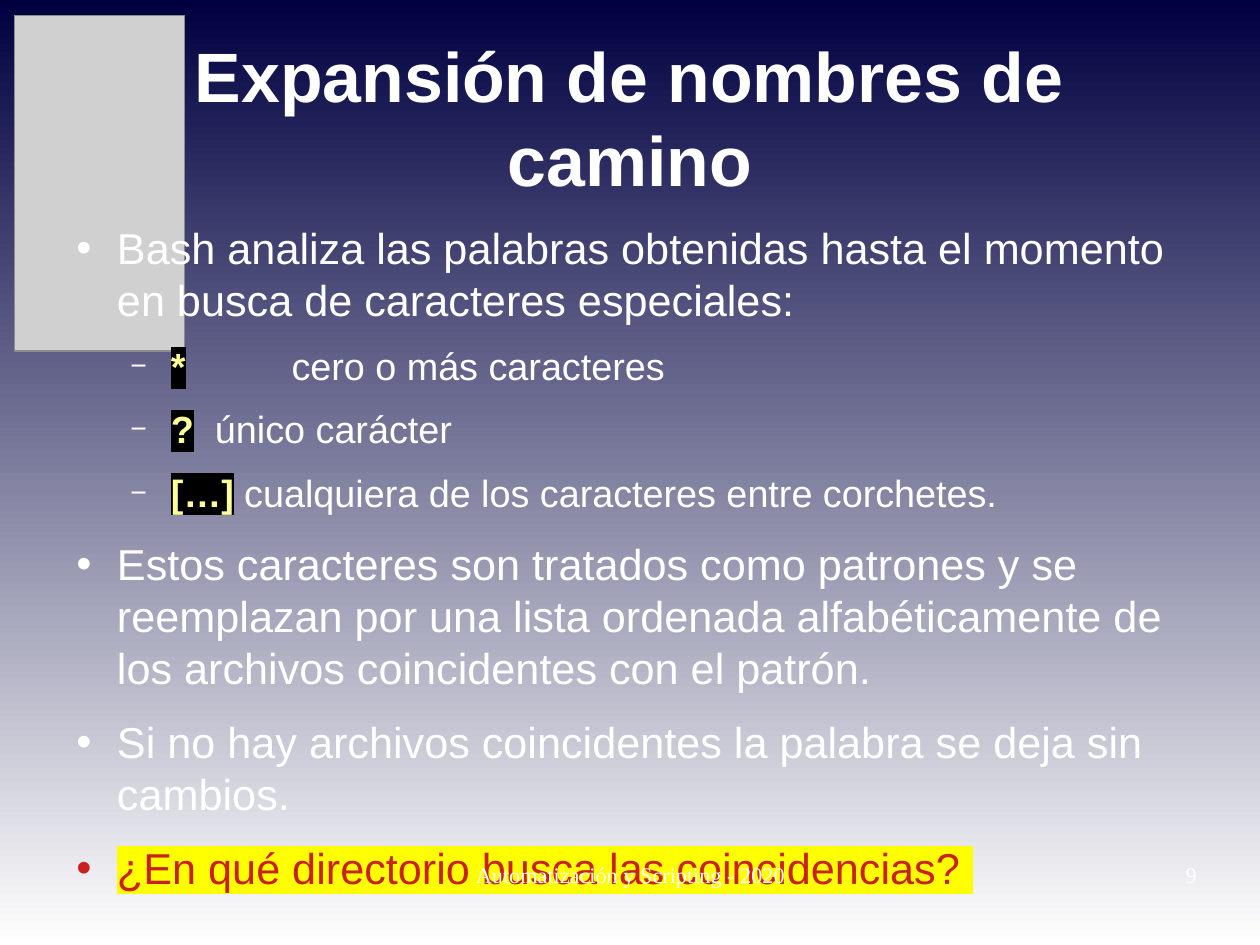
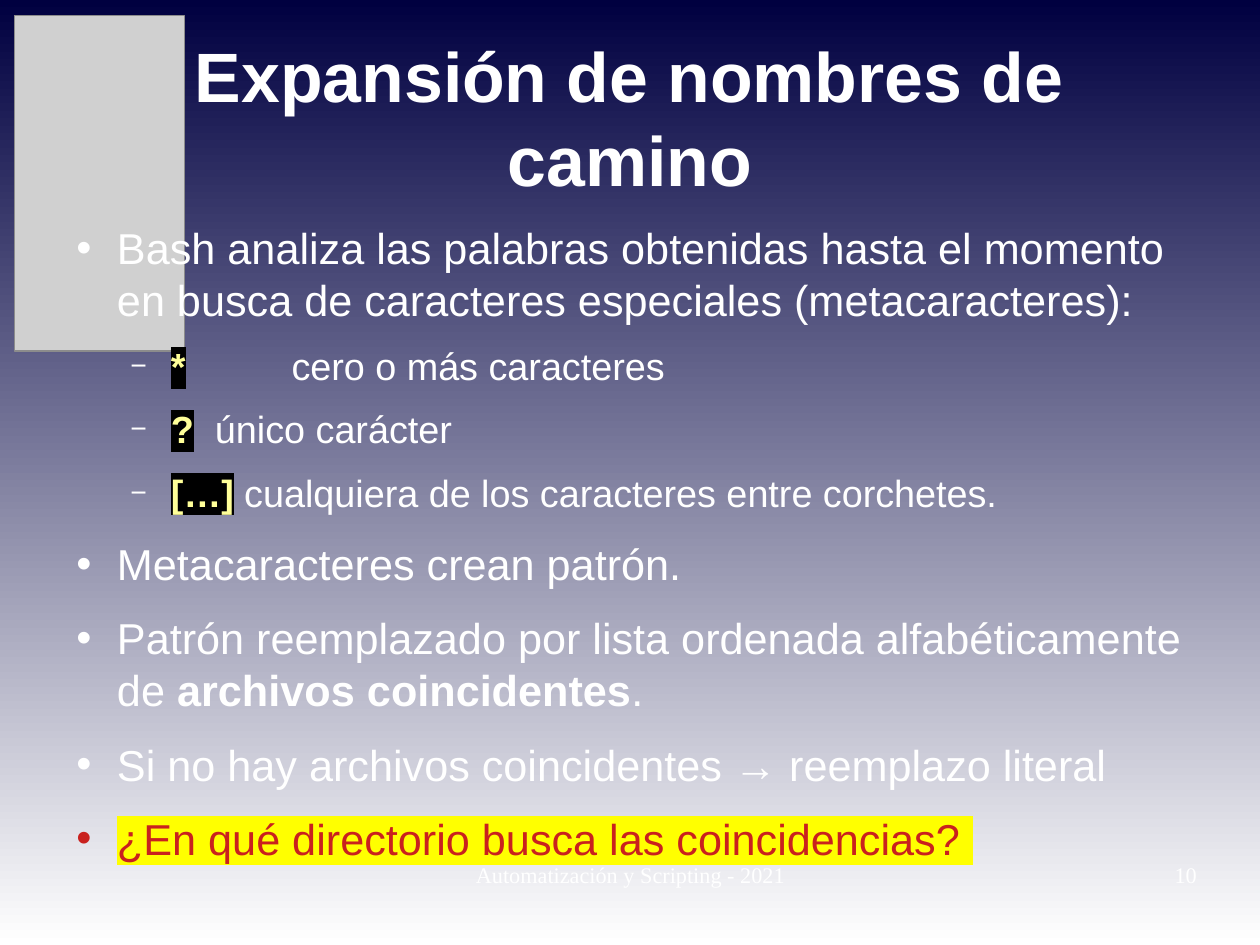
Before and after one commit to niniadcobre/-AutoyScripting, a slide deck: slide 10 of clases/AYS_clase06.odp (slide 9 before the commit). Drawn at 1260x945 pixels with LibreOffice and Linux fonts; fonts in the diff are those of the drawing; grey boxes stand for pictures. Boxes give left, top, right and bottom in pixels: in the first picture for what was removed or moved away, otherwise in the second. Text is boxed around its words. In the diff, an @@ line names an element or a change of style, - is before the commit and + after.

```diff
--- a/clases/AYS_clase06.odp
+++ b/clases/AYS_clase06.odp
@@ text at box(117, 229, 1164, 324): text changed @@
-• Bash analiza las palabras obtenidas hasta el momento en busca de caracteres especiales:
+• Bash analiza las palabras obtenidas hasta el momento en busca de caracteres especiales (metacaracteres):
@@ text at box(117, 548, 1181, 789): text changed @@
-• Estos caracteres son tratados como patrones y se reemplazan por una lista ordenada alfabéticamente de los archivos coincidentes con el patrón.
-• Si no hay archivos coincidentes la palabra se deja sin cambios.
+• Metacaracteres crean patrón.
+• Patrón reemplazado por lista ordenada alfabéticamente de archivos coincidentes.
+• Si no hay archivos coincidentes → reemplazo literal
@@ text at box(476, 863, 785, 888): text changed @@
-Automatización y Scripting - 2020
+Automatización y Scripting - 2021
```
Also in this commit, not shown: 8 other slides changed, 1 slide added, 6 other files.
